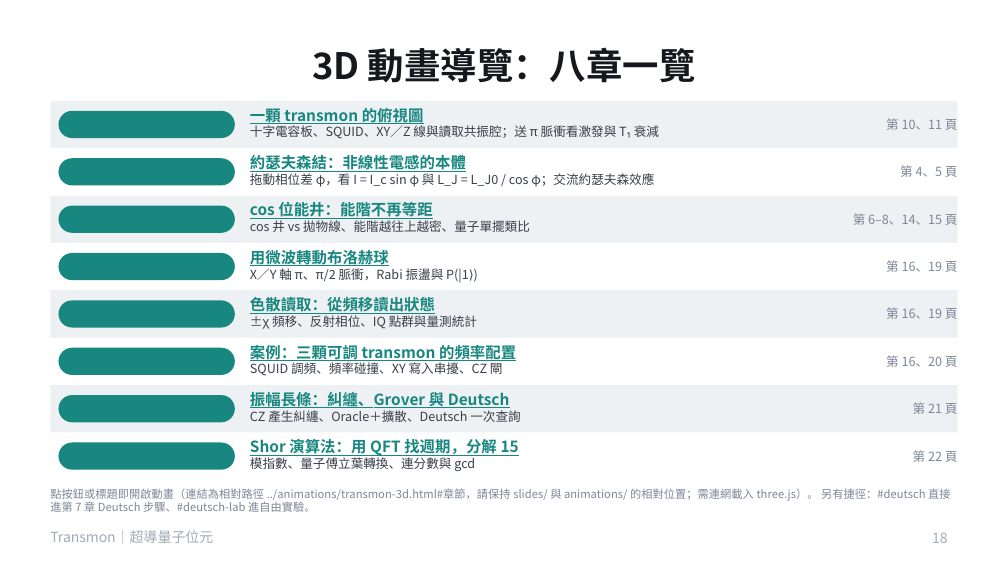
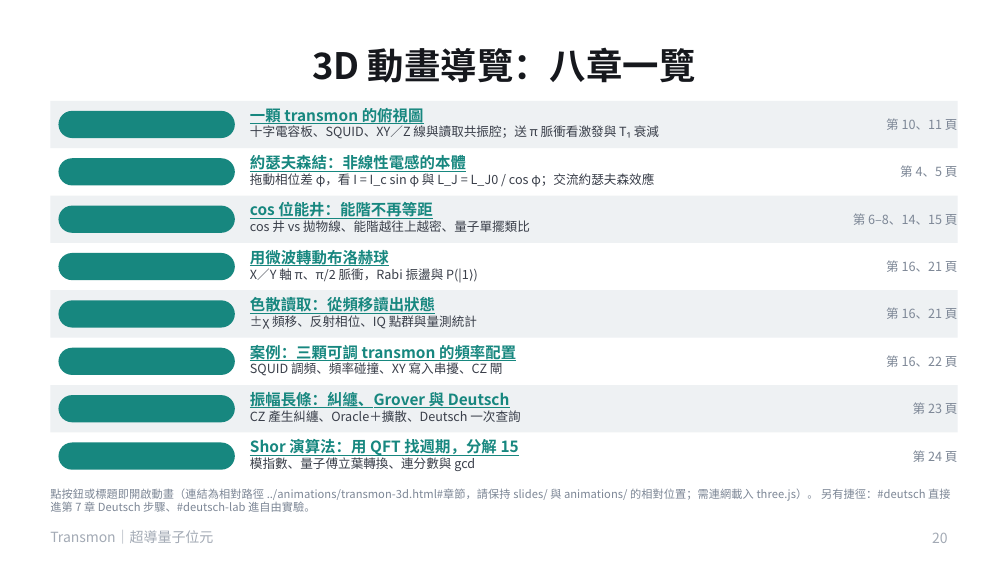
Before and after one commit to pcpcchen-coder/QuantumComputing, a slide deck: slide 20 of slides/transmon.pptx (slide 18 before the commit). Drawn at 1008x567 pixels with LibreOffice and Linux fonts; fonts in the diff are those of the drawing. Boxes give left, top, right and bottom in pixels: in the first picture for what was removed or moved away, otherwise in the second. Text is boxed around its words. In the diff, an @@ line names an element or a change of style, - is before the commit and + after.

```diff
--- a/slides/transmon.pptx
+++ b/slides/transmon.pptx
@@ text at [886,260,958,272]: text changed @@
-第 16、19 頁
+第 16、21 頁
@@ text at [886,308,958,319]: text changed @@
-第 16、19 頁
+第 16、21 頁
@@ text at [886,355,958,367]: text changed @@
-第 16、20 頁
+第 16、22 頁
@@ text at [913,402,958,414]: text changed @@
-第 21 頁
+第 23 頁
@@ text at [913,450,958,462]: text changed @@
-第 22 頁
+第 24 頁
@@ page number at [932,533,948,543]: text changed @@
-18
+20
```
Also in this commit, not shown: 5 other slides changed, 2 slides added, 10 other files.
